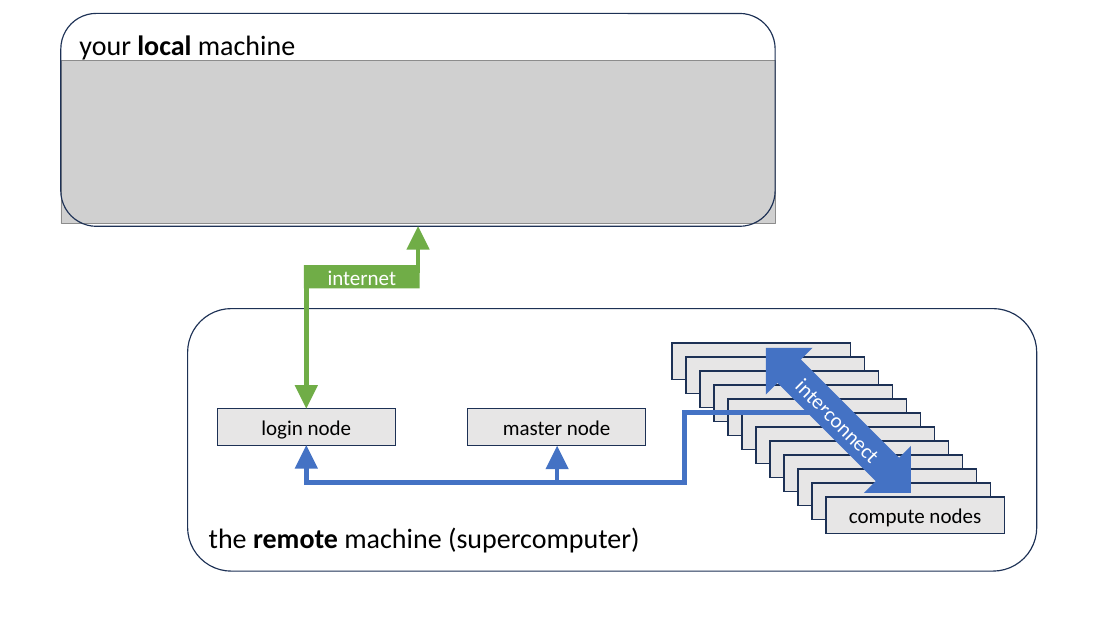
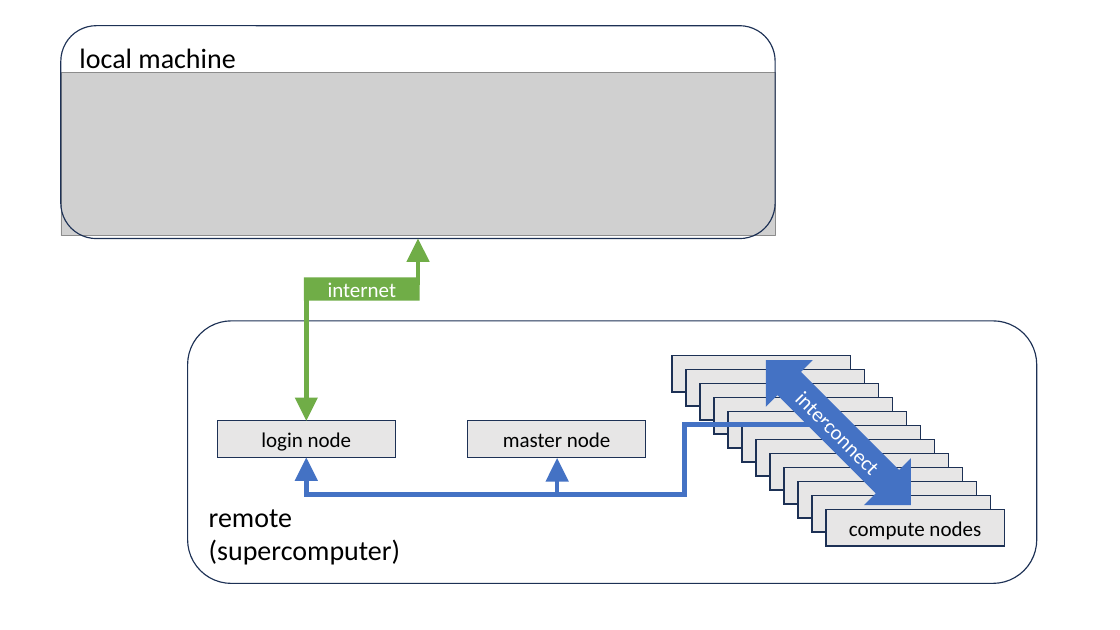
Before and after one commit to etijskens/wetppr, a slide deck: slide 1 of docs/public/drawings.pptx (slide 2 before the commit). Drawn at 1120x630 pixels with LibreOffice and Linux fonts; fonts in the diff are those of the drawing; grey boxes stand for pictures. Boxes give left, top, right and bottom in pixels: in the first picture for what was removed or moved away, otherwise in the second. Text is boxed around its words. In the diff, an @@ line names an element or a change of style, - is before the commit and + after.

```diff
--- a/docs/public/drawings.pptx
+++ b/docs/public/drawings.pptx
@@ text in rounded rectangle at [79, 48, 235, 75]: text changed @@
-your local machine
+local machine
@@ 2 rectangles, 2 rounded rectangles, 1 elbow double arrow, 1 elbow arrow: place and size @@
-2 rectangles, 2 rounded rectangles, 1 elbow double arrow, 1 elbow arrow at [60, 13, 1037, 571]
+2 rectangles, 2 rounded rectangles, 1 elbow double arrow, 1 elbow arrow at [60, 26, 1037, 584]
@@ 2 rectangles, 1 picture, 1 left right arrow, 1 elbow arrow: place and size @@
-2 rectangles, 1 picture, 1 left right arrow, 1 elbow arrow at [61, 60, 1004, 534]
+2 rectangles, 1 picture, 1 left right arrow, 1 elbow arrow at [61, 72, 1004, 546]
@@ 10 rectangles: place and size @@
-10 rectangles at [686, 357, 991, 520]
+10 rectangles at [672, 355, 976, 518]
@@ text in rounded rectangle at [209, 509, 400, 565]: text changed @@
-the remote machine (supercomputer)
+remote
+(supercomputer)
@@ rectangle: place and size @@
-rectangle at [672, 343, 850, 380]
+rectangle at [812, 496, 991, 533]
```
Also in this commit, not shown: 14 slides removed, 1 other file.
